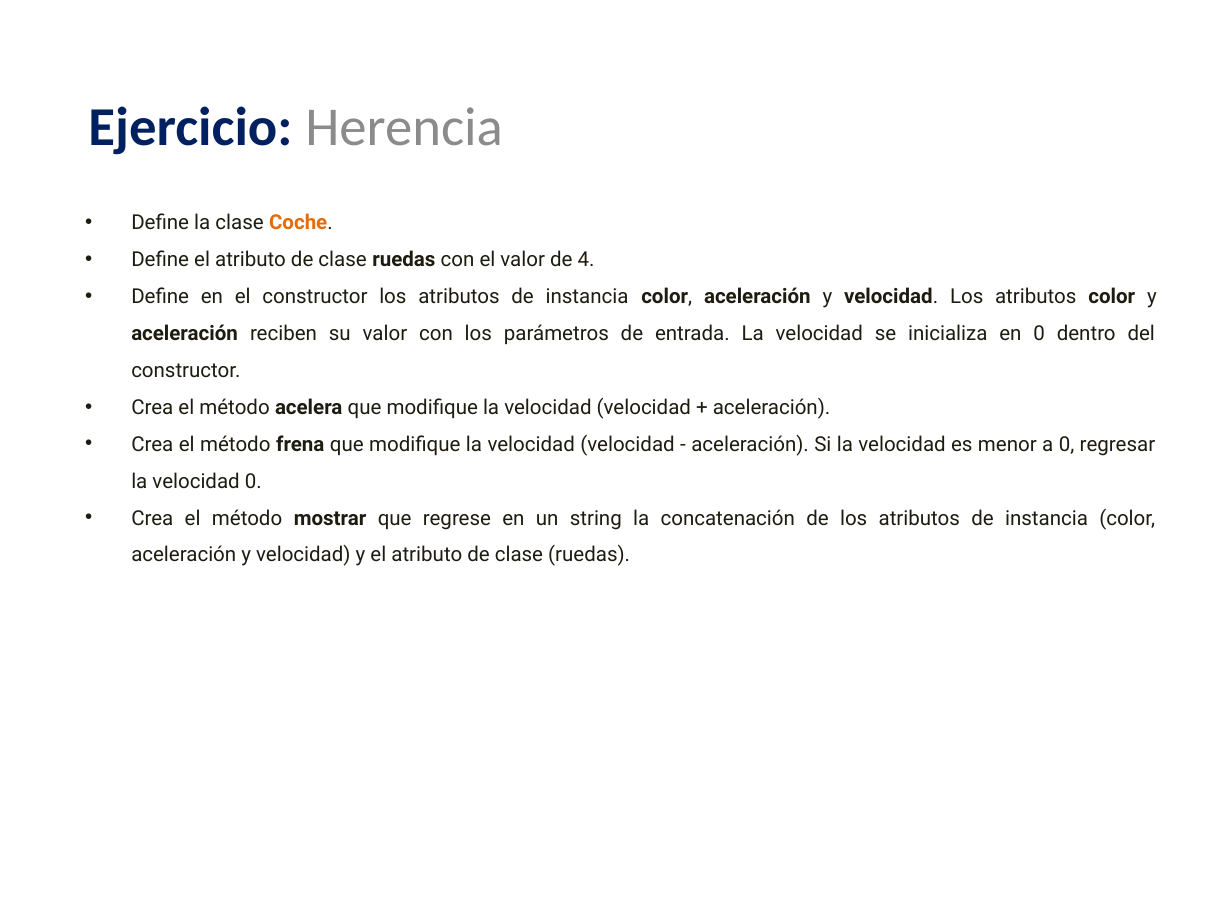
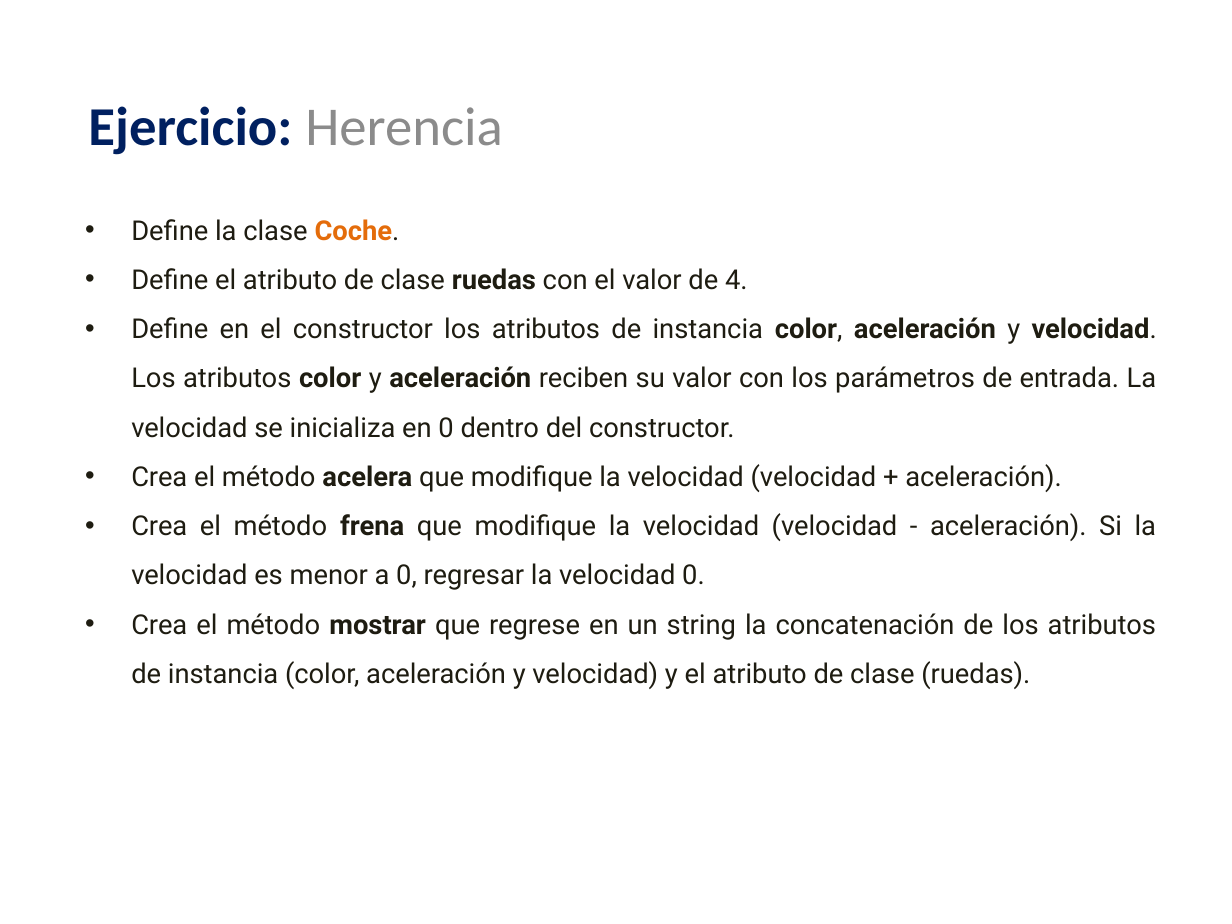
Before and after one commit to lizetheP/Analitica, a slide deck: slide 11 of CalendarioAgo2022/presentaciones/16_POO_Herencia.pptx. Drawn at 1232x924 pixels with LibreOffice and Linux fonts; fonts in the diff are those of the drawing. Boxes give left, top, right and bottom in pixels: in the first picture for what was removed or moved away, otherwise in the second. Text is boxed around its words. In the diff, an @@ line names an element or a change of style, - is before the commit and + after.

```diff
--- a/CalendarioAgo2022/presentaciones/16_POO_Herencia.pptx
+++ b/CalendarioAgo2022/presentaciones/16_POO_Herencia.pptx
@@ text "Define la clase Coche." at [131, 219, 1157, 689]: size 12 to 16 pt @@
```
Also in this commit, not shown: 1 other slide changed, 1 other file.
